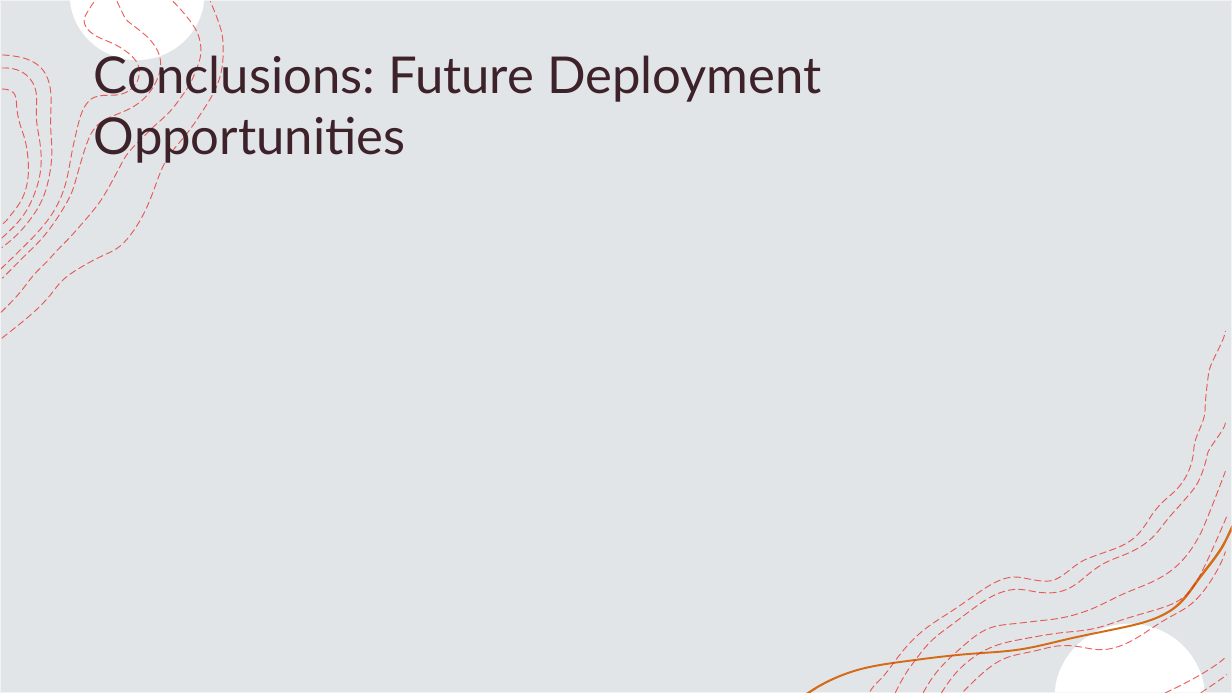
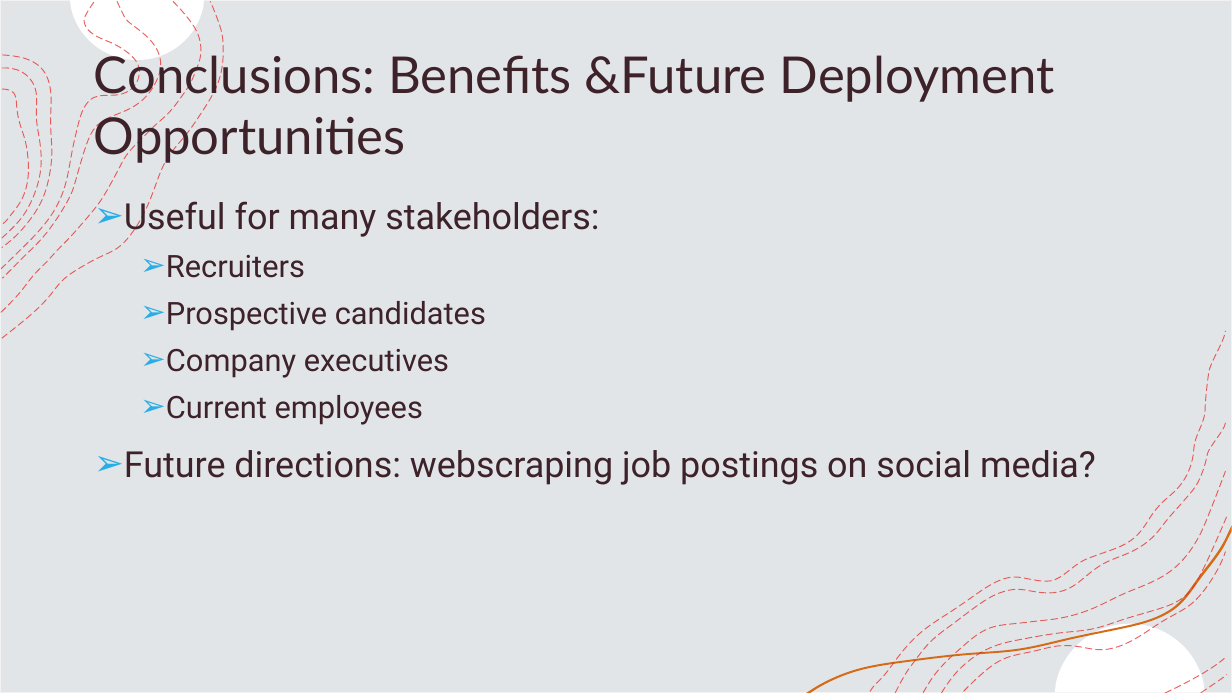
Before and after one commit to pierreolivierbonin/Coursera_Capstone, a slide deck: slide 22 of Presentation (final).pptx (slide 13 before the commit). Drawn at 1232x693 pixels with LibreOffice and Linux fonts; fonts in the diff are those of the drawing. Boxes give left, top, right and bottom in pixels: in the first picture for what was removed or moved away, otherwise in the second. Text is boxed around its words. In the diff, an @@ line names an element or a change of style, - is before the commit and + after.

```diff
--- a/Presentation (final).pptx
+++ b/Presentation (final).pptx
@@ title at (x1=94, y1=50, x2=1055, y2=164): text changed @@
-Conclusions: Future Deployment Opportunities
+Conclusions: Benefits &Future Deployment Opportunities
@@ text added at (x1=124, y1=196, x2=1096, y2=485), 28 pt, text #3D2229 @@
+➢ Useful for many stakeholders:
+  ➢ Recruiters
+  ➢ Prospective candidates
+  ➢ Company executives
+  ➢ Current employees
+➢ Future directions: webscraping job postings on social media?
```
Also in this commit, not shown: 8 other slides changed, 10 slides added, 1 slide removed, 7 other files.
